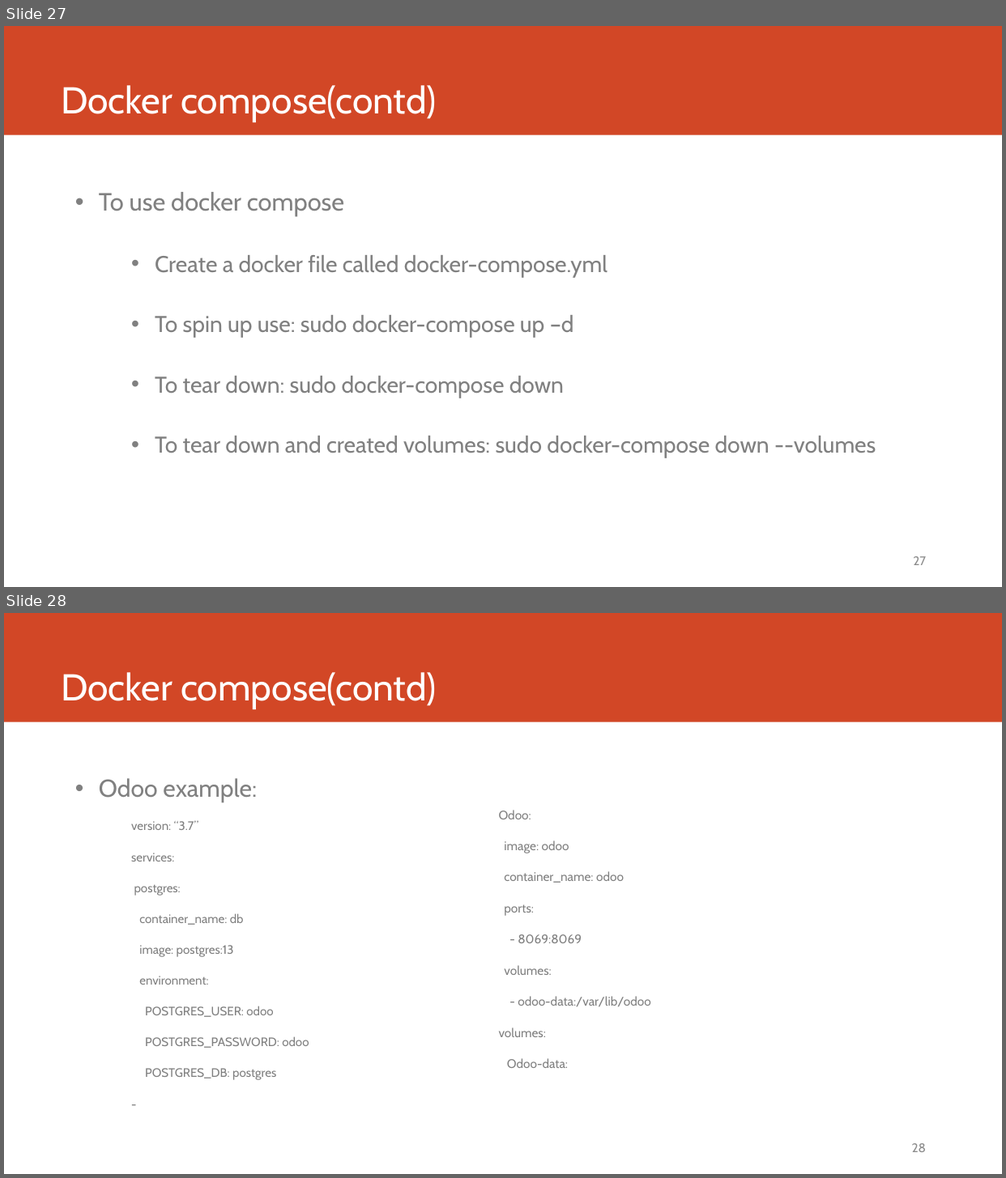
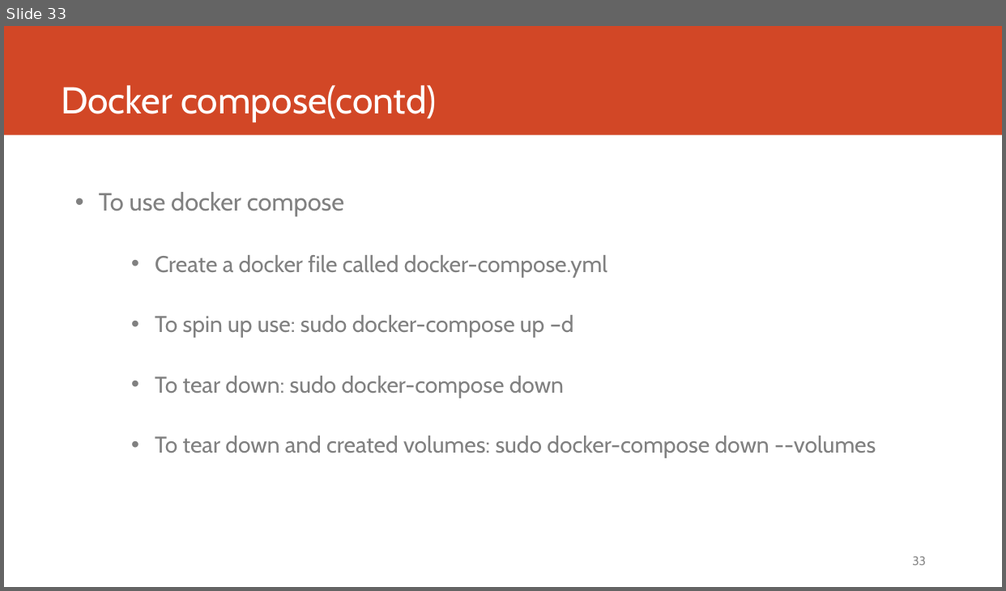
Before and after one commit to compilereg/docker, a slide deck: Docker.pptx. Shown one above the other, each under a label of ours: slides 27 and 28 before the commit, slide 33 after it. The pictures are 1006x1178 and 1006x591 pixels, drawn with LibreOffice and Linux fonts; fonts in the diff are those of the drawing. Boxes give left, top, right and bottom in pixels: in the first picture for what was removed or moved away, otherwise in the second. Text is boxed around its words. In the diff, an @@ line names an element or a change of style, - is before the commit and + after.

Commit message:
Adding CI-CD, Network images, logo, storage details

```diff
--- a/Docker.pptx
+++ b/Docker.pptx
@@ slide 28 removed at bbox=[4, 613, 1002, 1174], background #FFFFFF; not listed: 1 template element that a slide beside it also shows @@
@@ title removed at bbox=[61, 672, 437, 709] @@
-Docker compose(contd)
@@ text removed at bbox=[99, 778, 309, 1080] @@
-• Odoo example:
-version: “3.7”
-services:
-postgres:
-container_name: db
-image: postgres:13
-environment:
-POSTGRES_USER: odoo
-POSTGRES_PASSWORD: odoo
-POSTGRES_DB: postgres
--
@@ text removed at bbox=[499, 810, 650, 1068] @@
-Odoo:
-image: odoo
-container_name: odoo
-ports:
-- 8069:8069
-volumes:
-- odoo-data:/var/lib/odoo
-volumes:
-Odoo-data:
@@ page number removed at bbox=[912, 1144, 926, 1152] @@
-28
@@ what was slide 27 is now slide 33 @@
@@ page number at bbox=[912, 557, 926, 565]: text changed @@
-27
+33
```
Also in this commit, not shown: 22 slides changed, 12 slides added.
